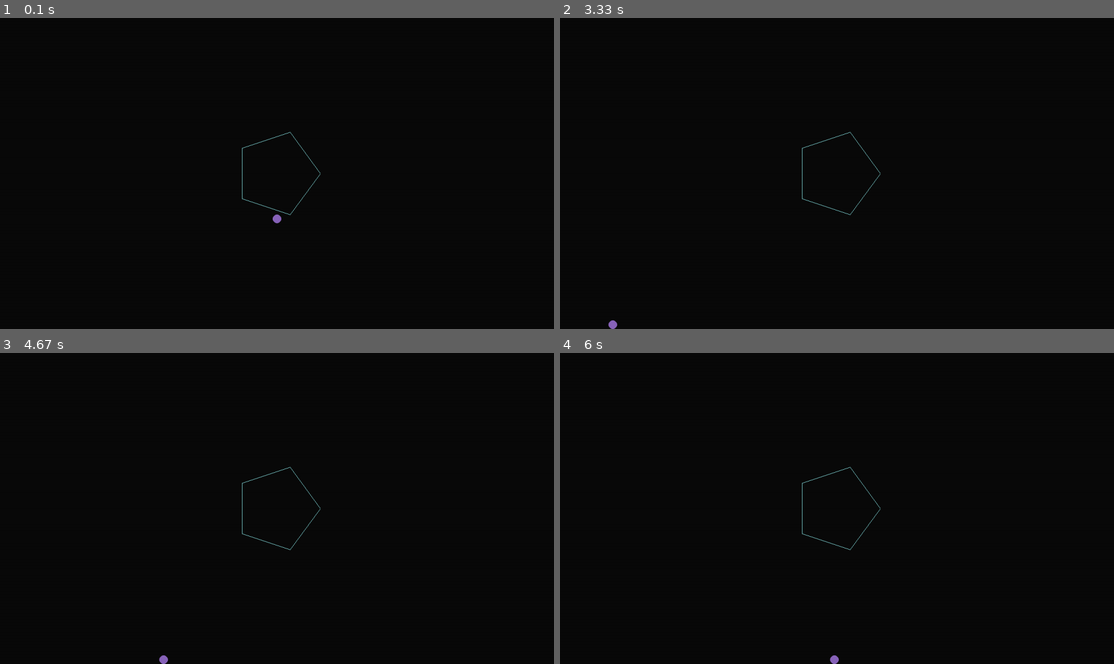
Above: before the commit, frames 1-4 (two rows, left to right).
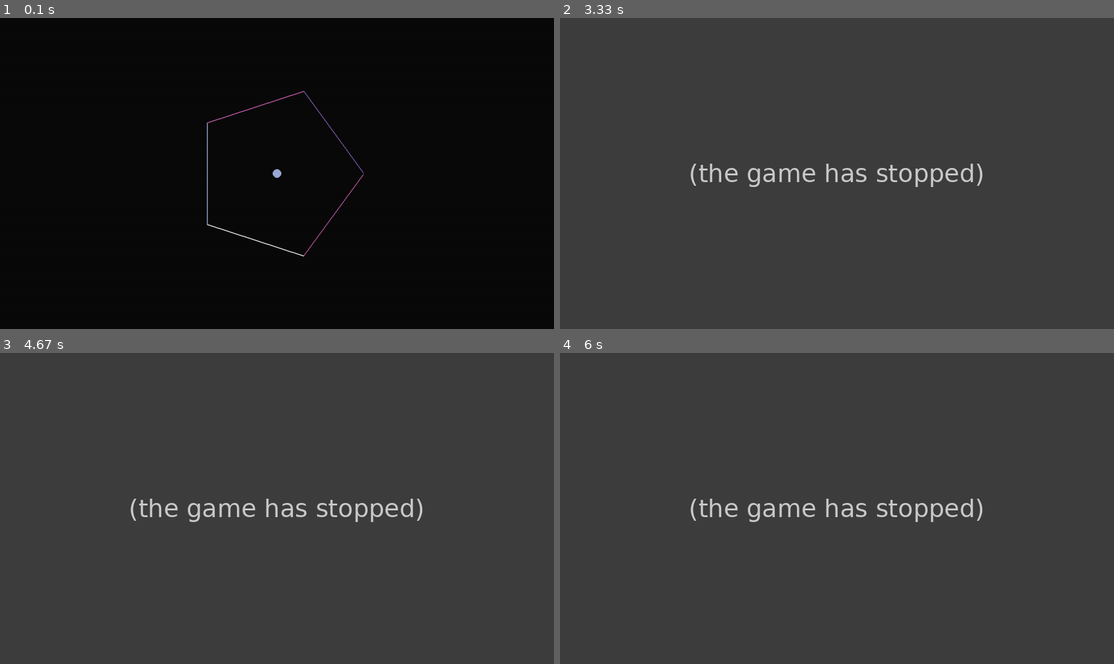
Above: after the commit, the same moments.

Repository: jwannamaker/PolyBounce
Game: pygame game, started from main.py
The game is run twice, just before and just after one commit, with the same random seed, the same clock (stepped at 60 frames per second) and the same inputs.
Inputs:
- Up to frame 1 (0.1 s): no input
- Up to frame 2 (3.33 s): hold W 0.83-1.3 s; hold Esc 1.83-2.37 s; hold A 1.83-2.37 s
- Up to frame 3 (4.67 s): no input
- Up to frame 4 (6 s): no input

The runs differ from the first frame. In frame 1, 0.6% of the frame differs, in the area x 37-66%, y 23-77%; in frame 2, 100%, in the area x 0-100%, y 0-100%; in frame 3, 100%; in frame 4, 100%.
After the commit the program exited at 3 s; later frames show no game.

Commit message:
Finally getting an understanding of mask overlaps and collision detection. I just had the 'Aha' moment this morning about the offset parameter passed to mask.overlap() and mask.overlap_area()

Diff:
--- a/ball.py
+++ b/ball.py
@@ -4,14 +4,14 @@
 from utils import *
 
 class Ball(pygame.sprite.Sprite):
-    def __init__(self, radius, color):
+    def __init__(self, radius, color=random.choice(list(PALLETE.values()))):
         super().__init__()
         self.radius = radius
         self.color = color
         self.position = Vector2(CENTER)
 
         self.velocity = Vector2()
-        self.acceleration = Vector2()
+        self.acceleration = Vector2(GRAVITY)
 
         self.keys_held = []
 
@@ -23,6 +23,8 @@
         self.rect = self.image.get_rect()
         self.rect.topleft = self.position - Vector2(self.radius)
 
+        self.mask = pygame.mask.from_surface(self.image)
+
     def draw(self, surface):
         '''
             Draws the ball on the specified surface by first calculating where
@@ -32,44 +34,65 @@
         self.rect.topleft = self.position - Vector2(self.radius)
         surface.blit(self.image, self.rect.topleft)
 
-    def collides_with(self, other):
-        '''
-            Returns True is the distance from the center of the ball to the center
-            of the other object is less than or equal to the sum of their radii.
-        '''
-        distance = self.position.distance_to(other.position)
-        return distance <= self.radius + other.radius
+    # def collides_with(self, other):
+        # '''
+        #     Returns True is the distance from the center of the ball to the center
+        #     of the other object is less than or equal to the sum of their radii.
+        # '''
+        # distance = self.position.distance_to(other.position)
+        # return distance <= self.radius + other.radius
+        # return pygame.sprite.collide_mask(self, other)
 
-    def update(self):
-        self.acceleration = GRAVITY
-        self.velocity += self.acceleration
+    def update(self, inner_ring):
+        # self.acceleration = GRAVITY
 
         # Applying any user input for movement
         if self.keys_held.count('left'):
-            self.velocity[0] += -0.5  # Left is -X
+            self.velocity.x += -0.5  # Left is -X
         if self.keys_held.count('right'):
-            self.velocity[0] += 0.5   # Right is +X
+            self.velocity.x += 0.5   # Right is +X
         self.position += self.velocity
 
         # Checking if hit left wall, correct position to be within the wall and bounce off
-        if self.position[0] - self.radius < 0:
-            self.position[0] = self.radius
-            self.velocity[0] *= -0.2    # Negative to reverse direction, < 1 to simulate loss of momentum
+        if self.position.x - self.radius < 0:
+            self.position.x = self.radius
+            self.velocity.x *= -0.2    # Negative to reverse direction, < 1 to simulate loss of momentum
 
         # Checking if hit right wall
-        if self.position[0] + self.radius >= SCREEN_SIZE.x:
-            self.position[0] = SCREEN_SIZE.x - self.radius
-            self.velocity[0] *= -0.2    # Bounce off with a dampening effect
+        if self.position.x + self.radius >= SCREEN_SIZE.x:
+            self.position.x = SCREEN_SIZE.x - self.radius
+            self.velocity.x *= -0.2    # Bounce off with a dampening effect
 
         # Checking if hit top wall
-        if self.position[1] - self.radius < 0:
-            self.position[1] = self.radius
-            self.velocity[1] *= -0.9
+        if self.position.y - self.radius < 0:
+            self.position.y = self.radius
+            self.velocity.y *= -0.9
 
         # Checking if hit bottom wall
-        if self.position[1] + self.radius >= SCREEN_SIZE.y:
-            self.position[1] = SCREEN_SIZE.y - self.radius
-            self.velocity[1] *= -0.9
+        if self.position.y + self.radius >= SCREEN_SIZE.y:
+            self.position.y = SCREEN_SIZE.y - self.radius
+            self.velocity.y *= -0.9
+
+        # Checking if hit ring, then bounce off
+        collision = pygame.sprite.collide_mask(self, inner_ring)
+        if collision:
+            offset_x = self.rect.topleft[0] - inner_ring.rect.topleft[0]
+            offset_y = self.rect.topleft[1] - inner_ring.rect.topleft[1]
+            overlap = inner_ring.mask.overlap_area(self.mask, (offset_x, offset_y))
+
+            to_center_x = self.position.distance_to((CENTER.x, 0))
+            to_center_y = self.position.distance_to((0, CENTER.y))
+
+            self.velocity.x += self.velocity.project(CENTER).x
+            self.velocity.y += self.velocity.project(CENTER).y
+            self.position -= self.velocity
+            # self.velocity.project
+
+            # self.position.x += self.velocity.x * np.cos(self.position.x)
+            # self.position.y -= self.velocity.y * np.sin(self.position.y)
+        else:
+            self.velocity += self.acceleration
+
 
         self.rect.topleft = self.position - Vector2(self.radius)
 
--- a/game.py
+++ b/game.py
@@ -14,7 +14,7 @@
         self.screen = pygame.display.set_mode(SCREEN_SIZE)
         pygame.display.set_caption('Johnny Tries Physics and Stuff!')
         self.clock = pygame.time.Clock()
-        self.fps = 60
+        self.fps = 1
 
         # font setup
         pygame.font.init()
@@ -26,9 +26,10 @@
         self.screen.blit(self.background, (0, 0))
         pygame.display.flip()
 
-        self.player_ball = Ball(10, PALLETE['light-purple'])
+        # game objects setup
+        self.player_ball = Ball(10)
         self.player_group = pygame.sprite.RenderClear(self.player_ball)
-        self.inner_ring = Polygon(100, RING_PALLETE['cyan'], 5)
+        self.inner_ring = Polygon(200, 5)
         self.ring_group = pygame.sprite.RenderClear(self.inner_ring)
 
         self.running = False
@@ -39,13 +40,17 @@
 
     def handle_user_input(self):
         '''
-            Poll for events
+            Poll for user events, updating lists containing with movements
+            that need to be applied to game objects.
         '''
         for event in pygame.event.get():
             if event.type == pygame.QUIT:
                 self.running = False
                 break
             if event.type == pygame.KEYDOWN:
+                if event.key == pygame.K_ESCAPE:
+                    self.running = False
+                    break
                 if event.key == pygame.K_LSHIFT:
                     self.player_ball.add_key_held('boost')
 
@@ -83,20 +88,18 @@
                     self.inner_ring.cw_rotate()
 
     def process_game_logic(self):
-        pass
+        self.player_ball.update(self.inner_ring)
+        self.inner_ring.update()
 
     def update_game_state(self):
         '''
             Draw the new state of each object in the game onto the screen.
         '''
         self.screen.blit(self.background, (0, 0))
-
-        self.player_ball.update()
         self.player_ball.draw(self.screen)
-        self.inner_ring.update()
         self.inner_ring.draw(self.screen)
+        dt = self.clock.tick(self.fps) / 1000
         pygame.display.flip()
-        dt = self.clock.tick(self.fps) / 1000
 
     def main_loop(self):
         while self.running:
--- a/polygon.py
+++ b/polygon.py
@@ -1,5 +1,26 @@
 import pygame
 from utils import *
+
+class Line(pygame.sprite.Sprite):
+    '''
+        Represents a line for the side of a Polygon
+    '''
+    def __init__(self, start, end, image, color, thickness=3):
+        super().__init__()
+        self.start = Vector2(start)
+        self.end = Vector2(end)
+
+        self.thickness = thickness
+        self.color = color
+
+        self.length = self.get_length()
+        self.rect = pygame.draw.line(image, self.color, self.start, self.end, self.thickness)
+
+
+    def get_length(self):
+        return self.start.distance_to(self.end)
+
+
 
 class Polygon(pygame.sprite.Sprite):
     '''Polygon ring rotates using  Q (counterclockwise) and E (clockwise).
@@ -8,27 +29,34 @@
         pygame (pygame.sprite.Sprite): base class
     '''
 
-    def __init__(self, radius, color, N):
+    def __init__(self, radius, N, color=random.choice(list(PALLETE.values()))):
         super().__init__()
         self.radius = radius
         self.color = color
         self.position = Vector2(CENTER)
-        self.N = N            # number of sides
+        self.N = N              # number of sides
 
-        self.active = False     # active ==> ball currently inside
-        self.keys_held = []
+        # self.active = False     # active ==> ball currently inside
+        # self.keys_held = []
 
         self.theta = self.get_theta()
         self.vertices = self.get_vertices()
         self.image = pygame.Surface((self.radius * 2, self.radius * 2))
         self.image.fill((0, 0, 0))
         self.image.set_colorkey((0, 0, 0))
-        pygame.draw.lines(self.image, self.color, True, self.vertices)
+        # pygame.draw.lines(self.image, self.color, True, self.vertices, 3)
+        self.sides = self.draw_lines()
         self.rect = self.image.get_rect(center = self.position)
+
         # get the surface from the area bounded by the shape for the mask
         self.mask = pygame.mask.from_surface(self.image)
 
     def get_theta(self):
+        '''
+            Returns the calculation for the internal angle in radians. Used for
+            drawing the vertices of the polygon. Shifted so the first vertex is
+            at the top.
+        '''
         return (2 * np.pi) / self.N
 
     def get_vertices(self):
@@ -39,6 +67,16 @@
             y = (self.radius * np.sin(theta)) + self.radius
             vertices.append(np.array((x, y)))
         return vertices
+
+    def draw_lines(self):
+        lines = []
+        for i in range(0, len(self.vertices)):
+            start = self.vertices[i]
+            end = self.vertices[i + 1] if i + 1 < len(self.vertices) else self.vertices[0]
+            pygame.draw.line(self.image, random.choice(list(RING_PALLETE.values())), start, end, 2)
+            lines.append([start, end])
+        self.mask = pygame.mask.from_surface(self.image)
+        return lines
 
     # def get_vectors(self):
     #     vectors = []
@@ -53,8 +91,10 @@
 
     def update(self):
         # self.rect.x, self.rect.y = self.position.astype(int) - self.radius
-        self.rect = pygame.draw.lines(self.image, self.color, True, self.vertices)
-        self.rect.topleft = self.position - Vector2(self.radius)
+        # self.rect = pygame.draw.lines(self.image, self.color, True, self.vertices)
+        # self.draw_lines()
+        # self.rect.topleft = self.position - Vector2(self.radius)
+        pass
 
     def cw_rotate(self):
         # new_vertices = []
@@ -63,8 +103,8 @@
         #     result = rotate_vector(-1.0 * self.theta / 2.0, p[0], p[1])
         #     new_vertices.append(result)
         # self.vertices = new_vertices
-        angle = self.theta / 2.0
-
+        # angle = self.theta / 2.0
+        pass
 
 
     def ccw_rotate(self):
@@ -76,3 +116,9 @@
         # self.vertices = new_vertices
 
         pass
+
+    def get_normal_at(self, point):
+        # TODO: return the matrix representing the line if the point 'collides'
+        # with a side of this ring
+
+        print(str(point))
--- /dev/null
+++ b/tempCodeRunnerFile.py
@@ -0,0 +1,2 @@
+
+    game.start()
--- a/utils.py
+++ b/utils.py
@@ -3,6 +3,7 @@
 '''
 
 import os
+import random
 import pygame
 import numpy as np
 from pygame import Vector2
@@ -13,7 +14,7 @@
 SCREEN_SIZE = Vector2(1280, 720)
 CENTER = Vector2(SCREEN_SIZE // 2)
 
-GRAVITY = np.array([0, 5])
+GRAVITY = Vector2(0, 5)
 
 RING_PADDING = 50
 RING_SIDES = {
